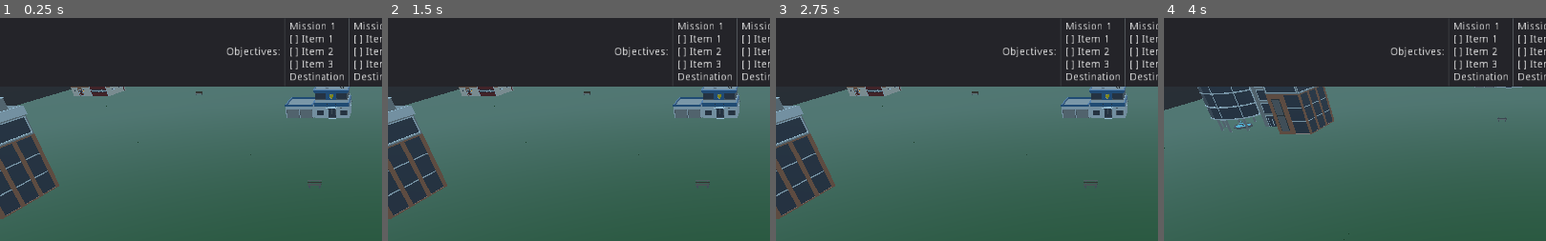
Above: before the commit, frames 1-4 (left to right).
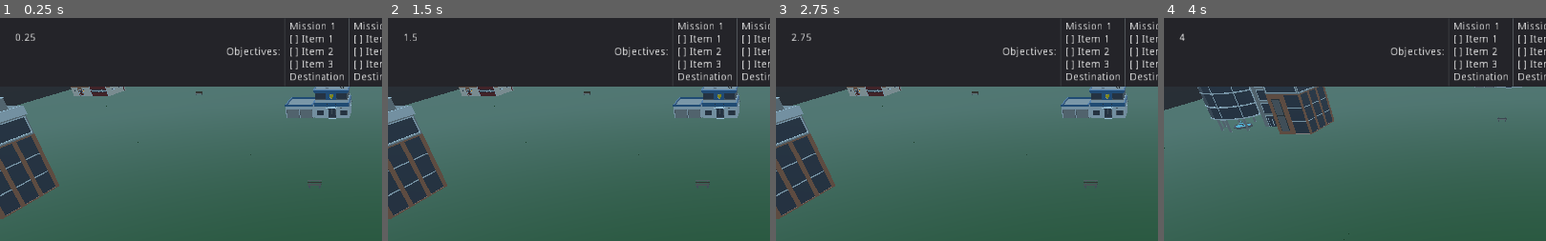
Above: after the commit, the same moments.

Repository: adam-bethell/It-Takes-A-Villiage
Game: Godot game, scene res://Scenes/MainScene.tscn
Two runs of this game, one before a commit and one after it. Both use one fixed random seed, a clock stepped at 60 frames per second and the inputs below. This scene is started directly instead of the project's main scene.
Inputs (mouse positions are % of the whole screen's width and height, from its top left):
- Up to frame 1 (0.25 s): no input
- Up to frame 2 (1.5 s): click "Complete Mission" at 0.5 s; click "Complete Mission" at 1.25 s
- Up to frame 3 (2.75 s): click "Complete Mission" at 2 s
- Up to frame 4 (4 s): tap Enter at 2.75 s; move the mouse to (72, 45) at 2.77 s; hold S (camera_back) 2.78-3.53 s; move the mouse to (30, 55) at 3.52 s; tap Shift (camera_boost) at 3.6 s
The pictures show only the part of the screen within x 0-50%, y 0-50%; the shares and areas given below are measured in that part.

The runs differ from the first frame. In frame 1, less than 0.1% of the frame differs, in the area x 4-10%, y 6-11%; in frame 2, less than 0.1%; in frame 3, less than 0.1%; in frame 4, less than 0.1%.

Commit message:
Interim commit

Diff:
--- a/Scenes/MainScene.tscn
+++ b/Scenes/MainScene.tscn
@@ -18,6 +18,7 @@
 [ext_resource path="res://Scripts/UIVictoryBanner.gd" type="Script" id=16]
 [ext_resource path="res://Prefabs/Buildings/ParkBench.tscn" type="PackedScene" id=17]
 [ext_resource path="res://Scripts/UICitizenInventory.gd" type="Script" id=18]
+[ext_resource path="res://Scripts/UITimer.gd" type="Script" id=19]
 
 [sub_resource type="NavigationMesh" id=1]
 vertices = PoolVector3Array( -14.4, 0.200007, 26.7, -6.6, 0.200007, 26.7, -6.3, 0.200007, 24, -14.4, 0.200007, 16.2, 5. …(28531 unchanged characters)…
@@ -289,6 +290,17 @@
 "_edit_use_anchors_": false
 }
 
+[node name="Timer" type="Label" parent="UI"]
+margin_left = 20.0
+margin_top = 20.0
+margin_right = 183.0
+margin_bottom = 59.0
+text = "1234.5678"
+script = ExtResource( 19 )
+__meta__ = {
+"_edit_use_anchors_": false
+}
+
 [node name="GameBoard" type="Navigation" parent="."]
 script = ExtResource( 9 )
 
@@ -536,6 +548,64 @@
 
 [node name="Citizens" type="Spatial" parent="GameBoard"]
 script = ExtResource( 12 )
+
+[node name="CitizenSpawns" type="Spatial" parent="GameBoard"]
+
+[node name="Spawn1" type="Spatial" parent="GameBoard/CitizenSpawns"]
+
+[node name="Spawn2" type="Spatial" parent="GameBoard/CitizenSpawns"]
+transform = Transform( 1, 0, 0, 0, 1, 0, 0, 0, 1, 178.411, 0, 0.338898 )
+
+[node name="Spawn3" type="Spatial" parent="GameBoard/CitizenSpawns"]
+transform = Transform( 1, 0, 0, 0, 1, 0, 0, 0, 1, 89.3562, 0, 29.7355 )
+
+[node name="Spawn4" type="Spatial" parent="GameBoard/CitizenSpawns"]
+transform = Transform( 1, 0, 0, 0, 1, 0, 0, 0, 1, 150.147, 0, 30.046 )
+
+[node name="Spawn5" type="Spatial" parent="GameBoard/CitizenSpawns"]
+transform = Transform( 1, 0, 0, 0, 1, 0, 0, 0, 1, 33.621, 0, 60.8673 )
+
+[node name="Spawn6" type="Spatial" parent="GameBoard/CitizenSpawns"]
+transform = Transform( 1, 0, 0, 0, 1, 0, 0, 0, 1, 177.265, 1.52588e-05, 60.8592 )
+
+[node name="Spawn7" type="Spatial" parent="GameBoard/CitizenSpawns"]
+transform = Transform( 1, 0, 0, 0, 1, 0, 0, 0, 1, 58.5404, 3.05176e-05, 91.9843 )
+
+[node name="Spawn8" type="Spatial" parent="GameBoard/CitizenSpawns"]
+transform = Transform( 1, 0, 0, 0, 1, 0, 0, 0, 1, 147.236, -3.05176e-05, 90.4671 )
+
+[node name="Spawn9" type="Spatial" parent="GameBoard/CitizenSpawns"]
+transform = Transform( 1, 0, 0, 0, 1, 0, 0, 0, 1, 211.517, 0, 90.6938 )
+
+[node name="Spawn10" type="Spatial" parent="GameBoard/CitizenSpawns"]
+transform = Transform( 1, 0, 0, 0, 1, 0, 0, 0, 1, 81.8899, 0, 120.573 )
+
+[node name="Spawn11" type="Spatial" parent="GameBoard/CitizenSpawns"]
+transform = Transform( 1, 0, 0, 0, 1, 0, 0, 0, 1, 153.378, 1.52588e-05, 117.932 )
+
+[node name="Spawn12" type="Spatial" parent="GameBoard/CitizenSpawns"]
+transform = Transform( 1, 0, 0, 0, 1, 0, 0, 0, 1, 183.346, 0, 149.094 )
+
+[node name="Spawn13" type="Spatial" parent="GameBoard/CitizenSpawns"]
+transform = Transform( 1, 0, 0, 0, 1, 0, 0, 0, 1, -4.24316, 0, 151.072 )
+
+[node name="Spawn14" type="Spatial" parent="GameBoard/CitizenSpawns"]
+transform = Transform( 1, 0, 0, 0, 1, 0, 0, 0, 1, 59.2244, 1.52588e-05, 150.441 )
+
+[node name="Spawn15" type="Spatial" parent="GameBoard/CitizenSpawns"]
+transform = Transform( 1, 0, 0, 0, 1, 0, 0, 0, 1, 22.0341, 0, 184.438 )
+
+[node name="Spawn16" type="Spatial" parent="GameBoard/CitizenSpawns"]
+transform = Transform( 1, 0, 0, 0, 1, 0, 0, 0, 1, 85.505, 0, 171.53 )
+
+[node name="Spawn17" type="Spatial" parent="GameBoard/CitizenSpawns"]
+transform = Transform( 1, 0, 0, 0, 1, 0, 0, 0, 1, 210.871, 0, 177.817 )
+
+[node name="Spawn18" type="Spatial" parent="GameBoard/CitizenSpawns"]
+transform = Transform( 1, 0, 0, 0, 1, 0, 0, 0, 1, 29.6753, 0, 209.579 )
+
+[node name="Spawn19" type="Spatial" parent="GameBoard/CitizenSpawns"]
+transform = Transform( 1, 0, 0, 0, 1, 0, 0, 0, 1, 123.709, 0, 209.51 )
 
 [node name="CameraController" type="Spatial" parent="."]
 transform = Transform( 1, 0, 0, 0, 1, 0, 0, 0, 1, 104.5, 30, 180 )
@@ -549,6 +619,7 @@
 
 [node name="CitizenAI" type="Node" parent="."]
 [connection signal="pressed" from="UI/CompleteMission/Button" to="GameBoard" method="_on_mission_complete_pressed"]
+[connection signal="pressed" from="UI/TimeLoop" to="UI/Timer" method="_on_TimeLoop_pressed"]
 [connection signal="pressed" from="UI/TimeLoop" to="GameBoard" method="_on_time_loop"]
 [connection signal="missions_updated" from="GameBoard" to="UI/MissionInfo" method="_on_missions_updated"]
 [connection signal="player_victory" from="GameBoard" to="UI/VictoryBanner" method="_on_player_victory"]
--- a/Scripts/GameController.gd
+++ b/Scripts/GameController.gd
@@ -18,8 +18,8 @@
 
 	if get_tree().is_network_server():
 		# Create citizens
-		for i in range(16):
-			var pos = Vector3(3 * i, 0, 0)
+		for i in range(19):
+			var pos = $CitizenSpawns.get_children()[i].global_transform.origin
 			var citizen_id = $Citizens.add_citizen(pos)
 			var citizen_tasks = citizen_tasks_node.instance()
 			_citizen_tasks[citizen_id] = citizen_tasks
--- a/Scripts/Lobby.gd
+++ b/Scripts/Lobby.gd
@@ -5,9 +5,14 @@
 	get_tree().connect("network_peer_connected", self, "_player_connected")
 	get_tree().connect("network_peer_disconnected", self, "_player_disconnected")
 
+	#var upnp = UPNP.new()
+	#upnp.discover()
+	#upnp.add_port_mapping(int($Port.text))
+
 	var peer = NetworkedMultiplayerENet.new()
 	peer.create_server(int($Port.text), Network.DEFAULT_NUM_PLAYERS)
 	get_tree().network_peer = peer
+
 	# Server needs to populate itself
 	Network.player_data[1] = $PlayerName.text
 	$PlayerList.text = PoolStringArray(Network.player_data.values()).join("\n")
--- a/Scripts/UIBuildingInfo.gd
+++ b/Scripts/UIBuildingInfo.gd
@@ -1,15 +1,26 @@
 extends Control
 
-onready var game_controller = get_node("../../GameBoard")
 onready var item_button_prefab = preload("res://Prefabs/UI/ItemButton.tscn")
+#onready var citizens = Globals.game_controller.get_child("Citizens")
+
+var _citizen = null
 
 var _objective_items = []
 var _selected_building = null
 var _buttons = []
 var _inventory = []
 
+func _process(_delta):
+	pass
+	#if _selected_building != null:
+		#var pos = _citizen.global_transform.origin
+		#if pos.distance_to(building.building_entrance)
+
 
 func _on_building_selected(building):
+	#var id = get_tree().get_network_unique_id()
+	#var _citizen = $citizens.get_citizen_by_player_id(id)
+
 	_selected_building = building
 	$Label.text = Objectives.BUILDING_INFO[_selected_building.building_type]["label"]
 	_on_building_updated(building)
@@ -25,7 +36,7 @@
 func _on_item_pressed(item):
 	if _selected_building == null:
 		return
-	game_controller.equip_player_item(item)
+	Globals.game_controller.equip_player_item(item)
 
 func _remove_all_item_buttons():
 	for button in $ItemListContainer/ItemList.get_children():
--- /dev/null
+++ b/Scripts/UITimer.gd
@@ -0,0 +1,10 @@
+extends Label
+
+var _time = 0
+
+func _process(delta):
+	_time += delta
+	text = str(_time)
+
+func _on_TimeLoop_pressed():
+	_time = 0
--- a/Scripts/UIVictoryBanner.gd
+++ b/Scripts/UIVictoryBanner.gd
@@ -4,6 +4,6 @@
 	hide()
 
 func _on_player_victory(name, objective):
-	var text = name + " has compelted \"" + objective["name"] + "\"!"
+	var text = name + " has completed \"" + objective["name"] + "\"!"
 	$Label.text = text
 	show()
Not shown: 1 places in Scenes/MainScene.tscn that only renumber resources
